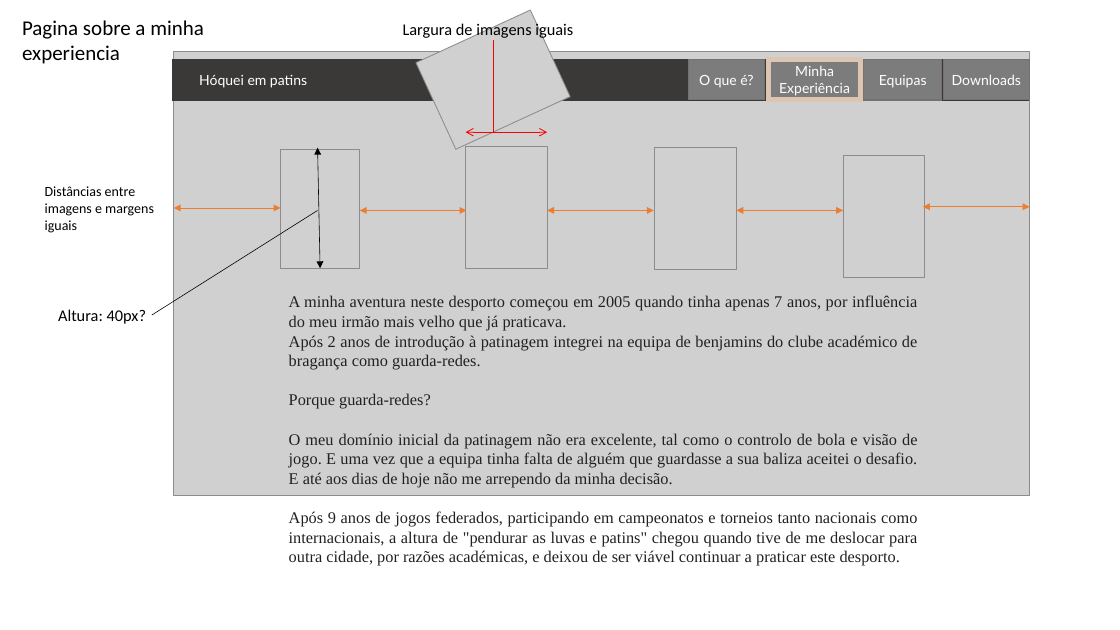
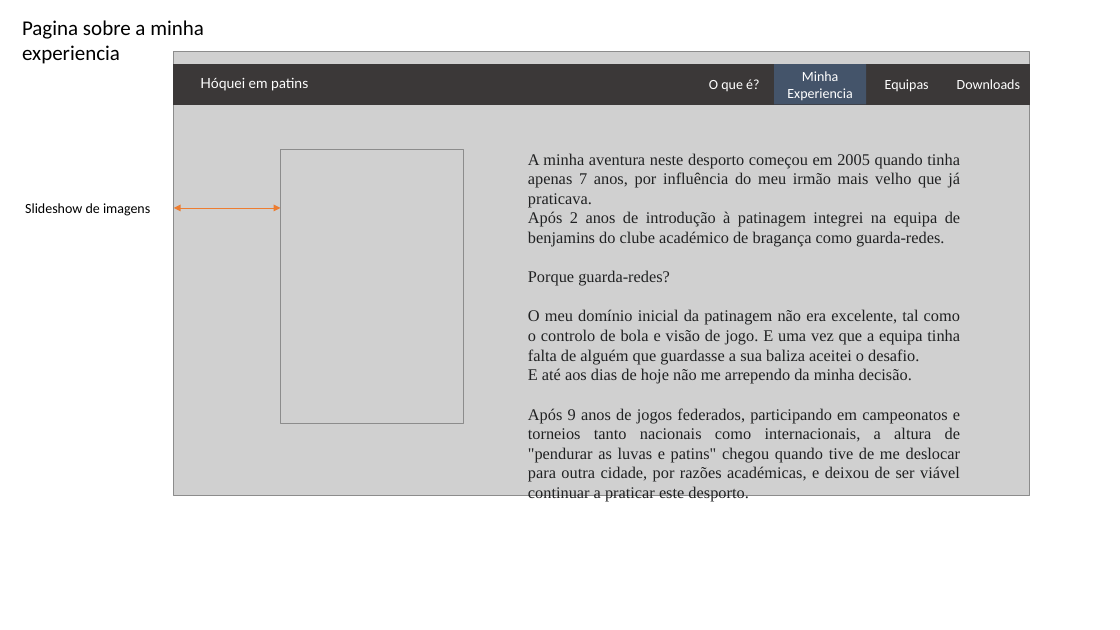
Before and after one commit to nunominhoto/SIE_Projects, a slide deck: slide 12 of Personal_website/NunoMinhoto_Mockup.pptx. Drawn at 1120x630 pixels with LibreOffice and Linux fonts; fonts in the diff are those of the drawing; grey boxes stand for pictures. Boxes give left, top, right and bottom in pixels: in the first picture for what was removed or moved away, otherwise in the second. Text is boxed around its words. In the diff, an @@ line names an element or a change of style, - is before the commit and + after.

```diff
--- a/Personal_website/NunoMinhoto_Mockup.pptx
+++ b/Personal_website/NunoMinhoto_Mockup.pptx
@@ text removed at (403,22,573,40) @@
-Largura de imagens iguais
@@ picture removed at (416,10,570,150) @@
@@ line removed from (493, 132) to (493, 39) @@
@@ rectangle: place and size @@
-rectangle at (172,60,1028,100)
+rectangle at (174,64,1030,104)
@@ font Lato to Calibri; fill #7C7C7C to none; outline #767171 1 pt to none in 3 elements at (885,79,929,92), (957,79,1020,89), (709,79,759,91) @@
@@ 2 texts, 1 rectangle: place and size @@
-2 texts, 1 rectangle at (689,60,942,100)
+2 texts, 1 rectangle at (709,64,929,104)
@@ rectangle "Minha Experiencia" at (775,64,867,104): fill #7C7C7C to #44546A; outline #DDC6B1 4.5 pt to none @@
@@ text in rectangle at (787,71,852,100): text changed; font Lato to Calibri @@
-Minha Experiência
+Minha Experiencia
@@ text "Downloads": place and size @@
-text "Downloads" at (944,60,1030,100)
+text "Downloads" at (957,79,1020,89)
@@ double arrow removed from (318, 148) to (320, 268) @@
@@ picture removed at (465,146,547,269) @@
@@ double arrow removed from (465, 132) to (547, 132) @@
@@ text "A minha aventura neste desporto ..." rewrapped from (289,295,917,566) to (528,153,960,502) @@
@@ picture removed at (655,148,737,271) @@
@@ picture: place and size @@
-picture at (281,150,360,269)
+picture at (281,150,464,423)
@@ picture removed at (844,155,925,278) @@
@@ text at (25,203,150,216): text changed @@
-Distâncias entre imagens e margens iguais
+Slideshow de imagens
@@ double arrow removed from (923, 207) to (1030, 207) @@
@@ line removed from (152, 315) to (318, 211) @@
@@ double arrow removed from (360, 211) to (466, 211) @@
@@ double arrow removed from (547, 211) to (654, 211) @@
@@ double arrow removed from (737, 211) to (844, 211) @@
@@ text removed at (58,309,147,324) @@
-Altura: 40px?
```
Also in this commit, not shown: 7 other slides changed, 33 other files.
